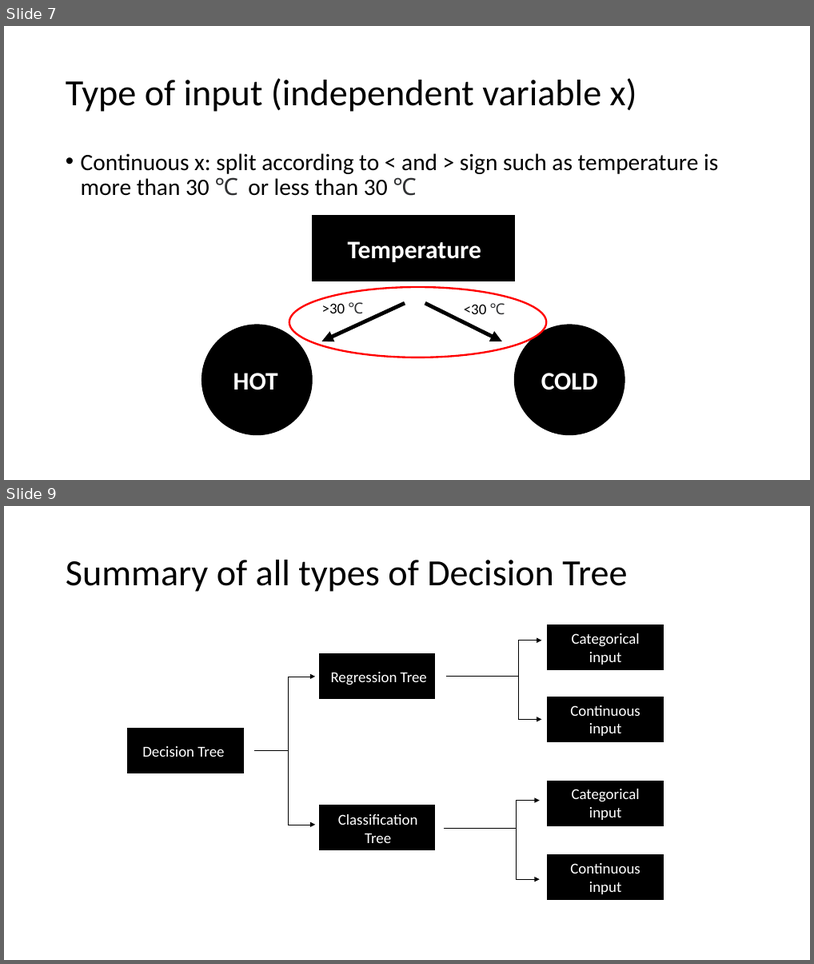
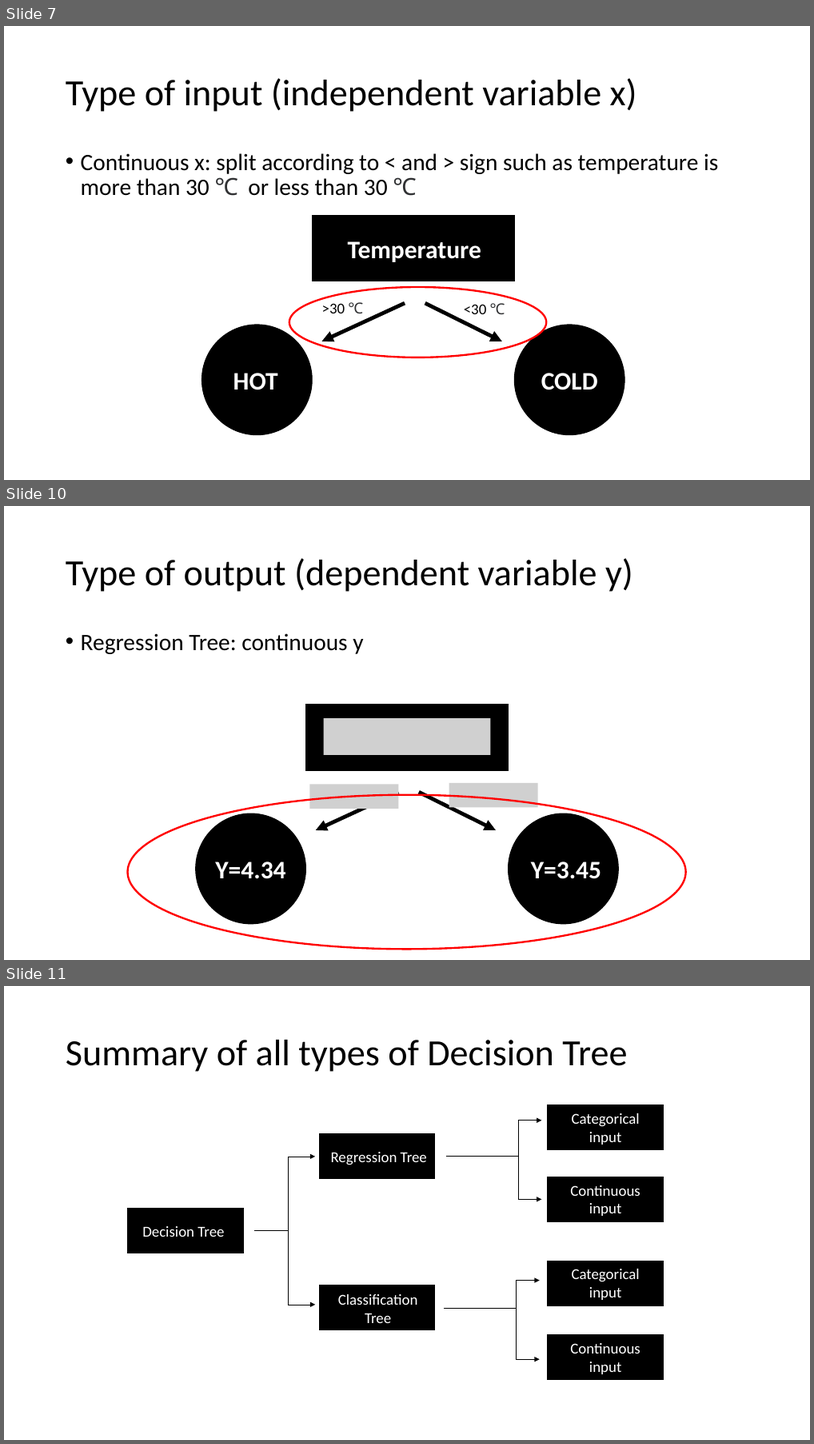
Before and after one commit to gucino/Machine-Learning, a slide deck: Decision_tree_and_Random_forest.pptx. Shown one above the other, each under a label of ours: slides 7 and 9 before the commit, slides 7, 10 and 11 after it; the slides between them are not shown. The pictures are 814x964 and 814x1444 pixels, drawn with LibreOffice and Linux fonts; fonts in the diff are those of the drawing; grey boxes stand for pictures. Boxes give left, top, right and bottom in pixels: in the first picture for what was removed or moved away, otherwise in the second. Text is boxed around its words. In the diff, an @@ line names an element or a change of style, - is before the commit and + after.

```diff
--- a/Decision_tree_and_Random_forest.pptx
+++ b/Decision_tree_and_Random_forest.pptx
@@ slide 10 added at (x1=4, y1=506, x2=810, y2=960), background #000000 @@
@@ title added at (x1=66, y1=558, x2=634, y2=592), 44 pt, text #FFFFFF @@
+Type of output (dependent variable y)
@@ text added at (x1=81, y1=633, x2=363, y2=654), 28 pt, text #FFFFFF @@
+• Regression Tree: continuous y
@@ group added at (x1=196, y1=704, x2=618, y2=924): 3 pictures, 2 ellipses, 2 texts, 2 arrows, 1 rectangle @@
+Y=3.45
+Y=4.34
@@ ellipse added at (x1=127, y1=795, x2=686, y2=949), outline #FF0000 2.25 pt @@
@@ what was slide 9 is now slide 11 @@
```
Also in this commit, not shown: 2 slides changed, 4 other slides added.
